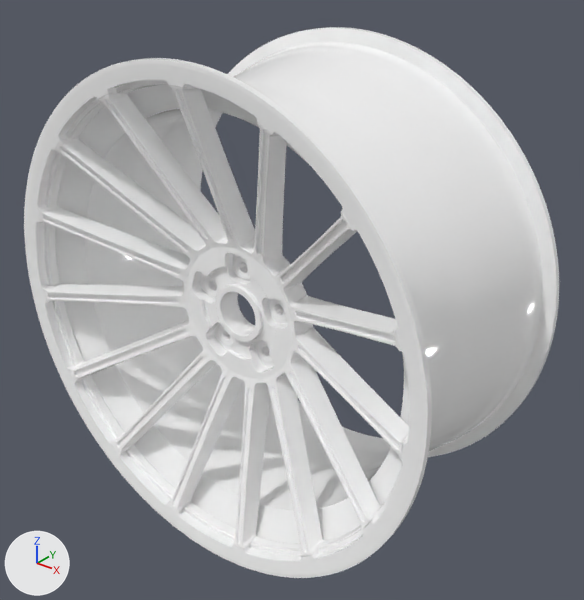
A saved change to the glTF model public/models/wheels/fsa002.glb.
Camera for both pictures: a camera (50 mm lens) standing at (0.527, -0.629, 0.39) and looking at (0.016, 0.01, -0.006). Lighting does not change. The marker at lower left points along +X, +Y and +Z. The picture after the commit comes second. Where no turn or scale is listed for an object, it has been applied to the vertices. Vertices at exactly the same position are counted once.

The scene before the commit, as lines of its bpy script (objects in view):
```python
mat_barrel = principled_material('barrel')
mat_barrel.base_color = (1.0, 1.0, 1.0)  # white #ffffff
mat_barrel.metallic = 1.0
mat_barrel.roughness = 1.0
mat_barrel.coat_weight = 0.8
mat_barrel.coat_roughness = 0.05
me_hardware_bolts = bpy.data.meshes.new('Hardware_Bolts')
me_hardware_bolts.from_pydata(...)  # 1680 vertices, 3360 faces; spans x -0.0591..0.0591, y -0.001..0.001, z -0.0568..0.0568
me_hardware_bolts.materials.append(mat_lugs)  # white #ffffff
me_rim_barrel = bpy.data.meshes.new('Rim_Barrel')
me_rim_barrel.from_pydata(...)  # 10395 vertices, 21400 faces; spans x -0.271..0.271, y -0.134..0.134, z -0.271..0.271
# faces by material slot: [13740, 7660]
me_rim_barrel.materials.append(mat_barrel)  # white #ffffff
me_rim_barrel.materials.append(mat_lip)  # white #ffffff
me_rim_face_spokes = bpy.data.meshes.new('Rim_Face_Spokes')
me_rim_face_spokes.from_pydata(...)  # 28118 vertices, 56315 faces; spans x -0.249..0.249, y -0.048..0.048, z -0.249..0.249
me_rim_face_spokes.materials.append(mat_face)  # white #ffffff
ob_hardware_bolts = bpy.data.objects.new('Hardware_Bolts', me_hardware_bolts)
ob_hardware_bolts.location = (0.0, -0.05, 0.005)
ob_rim_barrel = bpy.data.objects.new('Rim_Barrel', me_rim_barrel)
ob_rim_barrel.location = (0.0, 0.0, 0.0)
ob_rim_face_spokes = bpy.data.objects.new('Rim_Face_Spokes', me_rim_face_spokes)
ob_rim_face_spokes.location = (0.0, -0.083, 0.0)
```
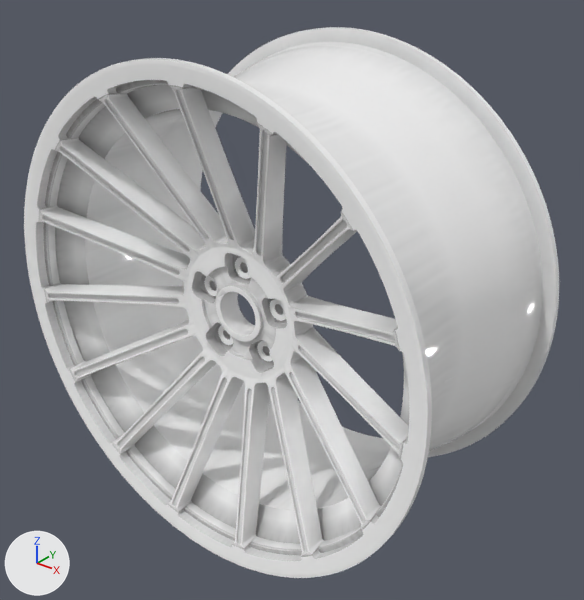
The change, as a list of edits to the scene's bpy script:
```text
Change mat_barrel:
    where n0 = _N.new('ShaderNodeBsdfPrincipled'); n0.name = 'Principled BSDF'
    remove n0.inputs[0].default_value = (1.0, 1.0, 1.0, 1.0)  # 'Base Color', white #ffffff
    add n2 = _N.new('ShaderNodeVertexColor'); n2.name = 'Color Attribute'
    add _L.new(n2.outputs[0], n0.inputs[0])  # 'Color' to 'Base Color'
Change me_rim_barrel:
    where me_rim_barrel.from_pydata(...)  # 10395 vertices, 21400 faces; spans x -0.271..0.271, y -0.134..0.134, z -0.271..0.271
    used by ob_rim_barrel; location = (0.0, 0.0, 0.0)
    me_rim_barrel part 1: 7620 faces spanning x -0.271..0.271, y -0.134..-0.121, z -0.271..0.271 switch from mat_lip (white #ffffff) to mat_barrel
Change me_rim_face_spokes:
    used by ob_rim_face_spokes; location = (0.0, -0.083, 0.0)
    remove me_rim_face_spokes.from_pydata(...)  # 28118 vertices, 56315 faces; spans x -0.249..0.249, y -0.048..0.048, z -0.249..0.249
    remove me_rim_face_spokes.materials.append(mat_face)  # white #ffffff
    add me_rim_face_spokes.from_pydata(...)  # 87465 vertices, 175010 faces; spans x -0.249..0.249, y -0.048..0.048, z -0.249..0.249
    me_rim_face_spokes part 2: 1843 vertices moved within x -0.248..0.245, y -0.048..0.048, z -0.248..0.246; 59347 vertices added at x -0.248..0.248, y -0.044..0.048, z -0.248..0.249
    add me_rim_face_spokes.materials.append(mat_barrel)
```

Location of each change, [x1, y1, x2, y2] in pixels of the pictures (584 x 600 px):
'Rim_Face_Spokes', recoloured
    both: [39, 84, 409, 556]
part 1 of me_rim_barrel, edited (looks the same)
    both: [24, 58, 432, 578]
part 2 of me_rim_face_spokes, reshaped
    before: [40, 90, 393, 555]
    after: [40, 84, 409, 555]
